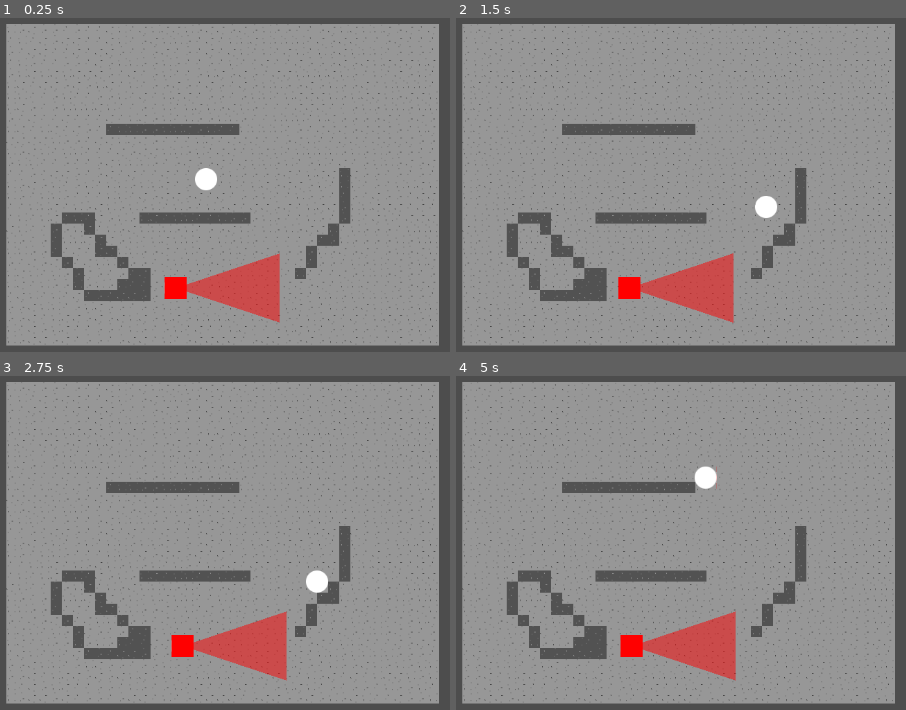
Above: before the commit, frames 1-4 (two rows, left to right).
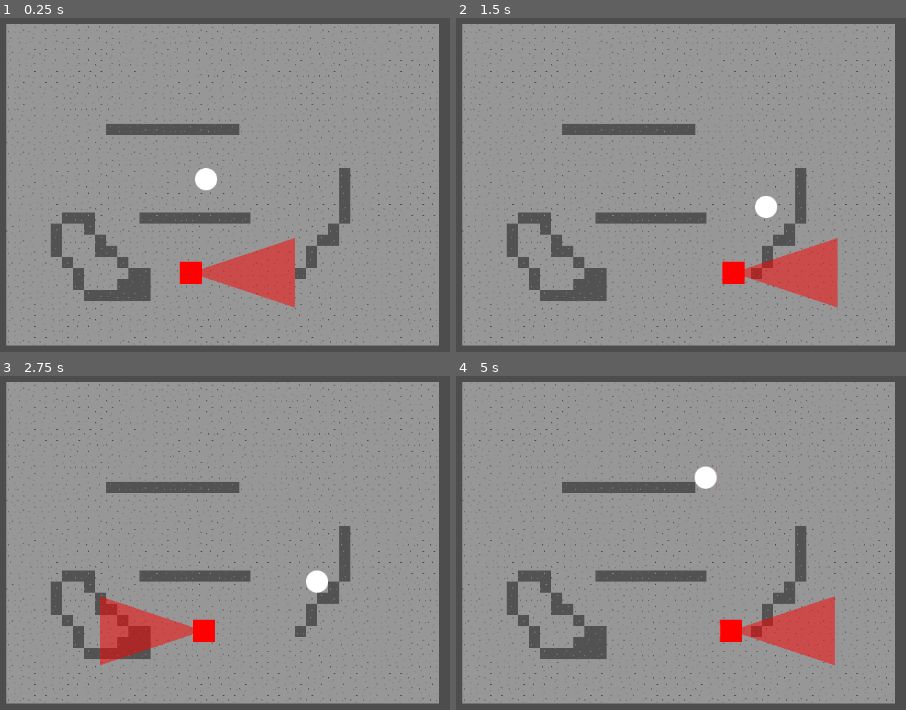
Above: after the commit, the same moments.

Repository: Silvester56/splintershape
Game: Godot game, scene res://scenes/main.tscn
The game is run twice, just before and just after one commit, with the same random seed, the same clock (stepped at 60 frames per second) and the same inputs.
Inputs:
- Up to frame 1 (0.25 s): no input
- Up to frame 2 (1.5 s): hold D (right) 0.53-1.28 s; hold S (down) from 1.28 s (still down)
- Up to frame 3 (2.75 s): release S (down) at 2.03 s; hold D (right) from 2.03 s (still down)
- Up to frame 4 (5 s): release D (right) at 2.78 s; hold W (up) 2.78-3.53 s; hold A (left) from 3.53 s (still down)

The runs differ from the first frame. In frame 1, 3.0% of the frame differs, in the area x 36-66%, y 65-92%; in frame 2, 5.3%; in frame 3, 5.3%, in the area x 22-64%, y 65-92%; in frame 4, 5.2%.

Commit message:
Make enemy vision rotate when the enemy change direction

Diff:
--- a/scenes/enemy.tscn
+++ b/scenes/enemy.tscn
@@ -17,9 +17,12 @@
 region_enabled = true
 region_rect = Rect2(32, 0, 32, 32)
 
-[node name="CollisionPolygon2D" type="CollisionPolygon2D" parent="."]
+[node name="Vision" type="StaticBody2D" parent="."]
+
+[node name="CollisionPolygon2D" type="CollisionPolygon2D" parent="Vision"]
 polygon = PackedVector2Array(0, 0, 150, 50, 150, -50)
+disabled = true
 
-[node name="Polygon2D" type="Polygon2D" parent="."]
+[node name="Polygon2D" type="Polygon2D" parent="Vision"]
 color = Color(1, 0, 0, 0.505882)
 polygon = PackedVector2Array(0, 0, 150, 50, 150, -50)
--- a/scenes/main.tscn
+++ b/scenes/main.tscn
@@ -47,4 +47,4 @@
 tile_set = SubResource("TileSet_gb2wo")
 
 [node name="Enemy" parent="." instance=ExtResource("4_x3k22")]
-position = Vector2(-24, 157)
+position = Vector2(-47, 135)
--- a/scripts/enemy.gd
+++ b/scripts/enemy.gd
@@ -1,5 +1,6 @@
 extends CharacterBody2D
 
+@onready var vision: Node = get_node("Vision")
 const SPEED = 100.0
 var directionX = 1
 
@@ -7,3 +8,4 @@
 	velocity.x = directionX * SPEED
 	if move_and_slide():
 		directionX = -directionX
+		vision.rotation = vision.rotation + deg_to_rad(180)
